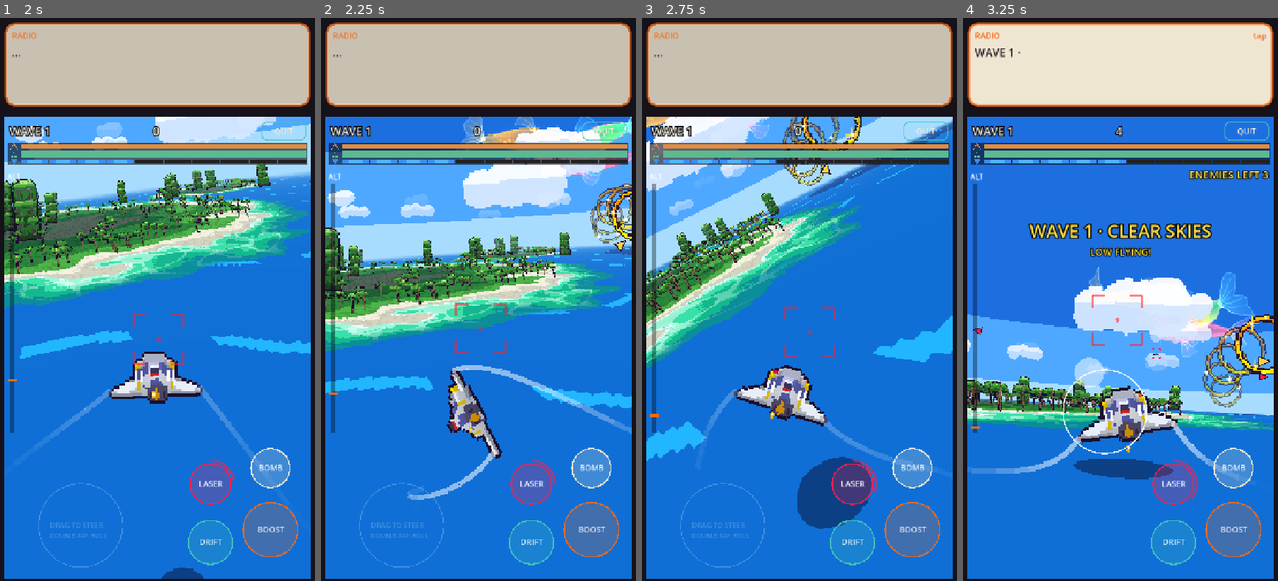
Above: before the commit, frames 1-4 (left to right).
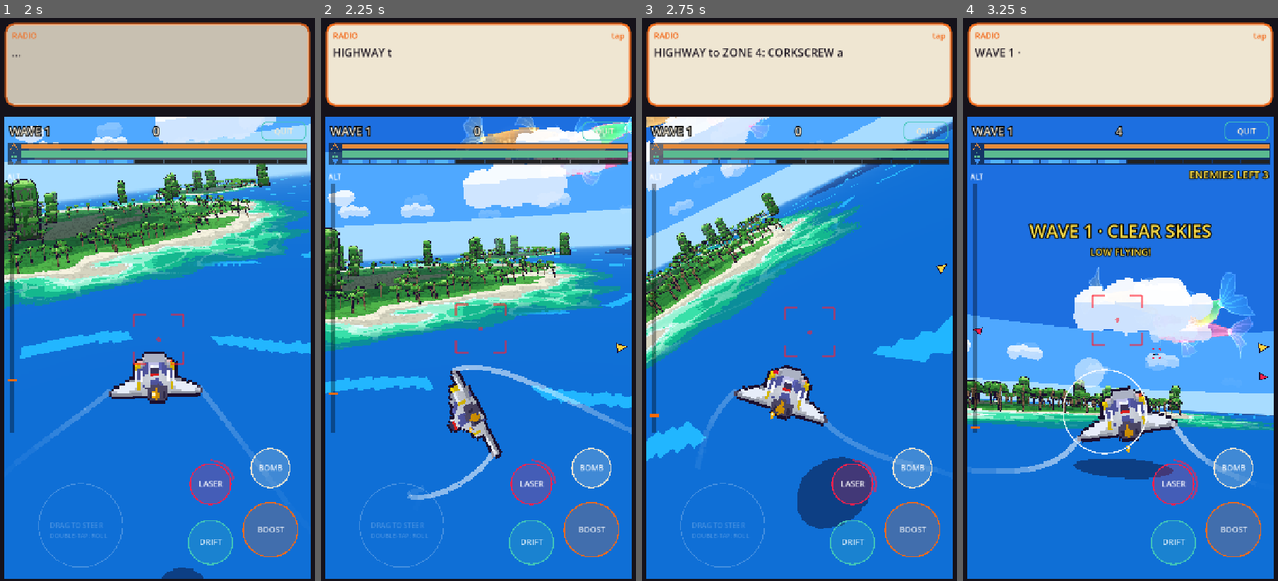
Above: after the commit, the same moments.

Repository: MetaRidley-jpg/Cadbeta
Game: Godot game, scene res://scenes/main.tscn
The game is run twice, just before and just after one commit, with the same random seed, the same clock (stepped at 60 frames per second) and the same inputs.
Inputs (mouse positions are in pixels of both pictures, inside the frame that each line leads up to):
- Up to frame 1 (2 s): tap Enter at 0.5 s; drag from (157, 63) to (189, 175) at 0.52 s; drag from (94, 327) to (141, 412) at 1.27 s
- Up to frame 2 (2.25 s): move the mouse to (510, 175) at 2.02 s; hold D from 2.03 s (still down); hold Q from 2.03 s (still down)
- Up to frame 3 (2.75 s): keep holding D; keep holding Q
- Up to frame 4 (3.25 s): release D at 2.75 s; release Q at 2.75 s; drag from (1104, 412) to (1026, 215) at 2.77 s

Frame 1 is identical in both runs. In frame 2, 14% of the frame differs, in the area x 1-99%, y 1-60%; in frame 3, 14%; in frame 4, 1.3%.

Commit message:
Ring course highways: courses point at another zone, clearing one launches you there
Co-Authored-By: Claude Opus 5.5 <noreply@anthropic.com>
Claude-Session: https://claude.ai/code/session_01WbAjRkFMxqQobwk5BeMh4j

Diff:
--- a/scripts/dogfight/df_game.gd
+++ b/scripts/dogfight/df_game.gd
@@ -283,6 +283,7 @@
 	weather = DfWeather.new()
 	weather.setup(world)
 	rings.setup(func(p: Vector3) -> float: return world.ground_y(p), (seed_value if seed_value >= 0 else rng.randi()) + 77, world.spires)
+	rings.highway = true            # slice 16u: courses are highways between zones (demos override the kind: plain)
 	cyan_laser = false
 	chain_preview = []
 	zaps = []
@@ -371,6 +372,7 @@
 		_slowmo_until = 0
 
 var _radio_zone := -1
+var _radio_course := Vector3.INF
 func sim_step(dt: float) -> void:
 	sim_time += dt
 	if demo == "" and state in ["wave", "break"]:       # radio: zone changes (T: the text box carries the dogfight)
@@ -483,6 +485,10 @@
 		if rings.tick(dt, player.position, player.forward()) == "fail":
 			_show_msg("RINGS RESET", 1.2, "Too slow: start again from ring 1")
 			Sfx.play("lose", -8.0, 0.0)
+		if rings.active() and rings.origin != _radio_course:
+			_radio_course = rings.origin
+			if rings.target != Vector3.INF:
+				Game.radio_say("HIGHWAY to %s: %s ahead. Clear it for a launch." % [DfWorld.ZONE_NAMES[rings.target_zone], DfRings.TITLES[rings.kind]])
 	if rings.active() and rings.crossed(prev, player.position):
 		var done := rings.pass_ring()
 		player.boost = minf(100.0, player.boost + BOOST_HOOP)
@@ -1420,7 +1426,16 @@
 static func course_gap(w: int) -> float:
 	return DfRings.RESPAWN if w <= 3 else minf(40.0, DfRings.RESPAWN + (w - 3) * 7.0)
 
+const HIGHWAY_LAUNCH := 1.0        # s at top speed toward the target zone after a highway course
 func _ring_launch(done: bool) -> void:
+	if done and rings.target != Vector3.INF:
+		var hd := rings.target - player.position
+		hd = Vector3(hd.x, 0.0, hd.z).normalized() + Vector3.UP * 0.05
+		var top: float = DfPlane.BOOST_STAGE_SPEED[3]
+		player.launch(safe_launch_dir(player.position, hd, top, HIGHWAY_LAUNCH), HIGHWAY_LAUNCH, top)
+		player.drift_boost_t = maxf(player.drift_boost_t, HIGHWAY_LAUNCH)   # counts as top speed: flame, lines, then the boost hold
+		Game.radio_say("HIGHWAY LAUNCH: next stop %s." % DfWorld.ZONE_NAMES[rings.target_zone])
+		return
 	if done or rings.next >= rings.rings.size():
 		var f := player.forward()
 		if f.y < 0.0:                # the last loop-wheel ring points down: throw ahead, not at the sea
--- a/scripts/dogfight/df_rings.gd
+++ b/scripts/dogfight/df_rings.gd
@@ -63,6 +63,12 @@
 var _ground: Callable            # func(p: Vector3) -> float
 
 var _spires: Array = []          # world.spires: {pos, radius, height, alive}
+## Highways (slice 16u, T: "ring course highways"): when `highway` is set (the game sets it),
+## every course the game spawns points at ANOTHER zone; `target` = that zone's centre, or
+## Vector3.INF for a plain course. Clearing it launches you there (DfGame._ring_launch).
+var highway := false
+var target := Vector3.INF
+var target_zone := -1
 
 func setup(ground_y: Callable, seed_value: int, spires: Array = []) -> void:
 	_ground = ground_y
@@ -80,6 +86,15 @@
 func spawn(pos: Vector3, fwd: Vector3, kind_override := "") -> void:
 	var pool: Array = KINDS.filter(func(k): return k != kind)
 	kind = kind_override if kind_override != "" else pool[rng.randi_range(0, pool.size() - 1)]
+	target = Vector3.INF
+	target_zone = -1
+	if highway and kind_override == "":
+		var here := DfWorld.zone_of(pos)
+		var others: Array = [0, 1, 2, 3].filter(func(z): return z != here)
+		target_zone = others[rng.randi_range(0, others.size() - 1)]
+		var zc := DfWorld.zone_origin(target_zone) + Vector2(DfWorld.QUAD, DfWorld.QUAD) * 0.5
+		target = Vector3(zc.x, 0.0, zc.y)
+		fwd = target - Vector3(pos.x, 0.0, pos.z)     # the course points down the route
 	var base := Vector3(fwd.x, 0.0, fwd.z)
 	if base.length() < 0.1:
 		base = Vector3.FORWARD
@@ -93,7 +108,7 @@
 	var home := DfWorld.center() - Vector3(pos.x, 0.0, pos.z)
 	for k in 12:
 		var ax: Vector3
-		if k < 4:
+		if k < 4 or target != Vector3.INF:          # a highway keeps close to its route
 			ax = base.rotated(Vector3.UP, rng.randf_range(-0.5, 0.5))
 		elif k < 8:
 			ax = base.rotated(Vector3.UP, rng.randf_range(-1.6, 1.6))
--- a/tests/dogfight_test.gd
+++ b/tests/dogfight_test.gd
@@ -1139,5 +1139,31 @@
 	check(absf(df.status_bars.ghost - df.status_bars.hull) < 0.01, "then the ghost drains to the hull")
 	df.stop()
 
+	# ---------------- slice 16u: ring course highways
+	df.start(31)
+	df.set_process(false)
+	df.state = "wave"
+	df.enemies.clear()
+	df.player.position = Vector3(0, 150, 300)
+	var hw_ok := 0
+	var hw_zones := {}
+	for k in 12:
+		df.rings.spawn(df.player.position, df.player.forward())
+		var hw_dir: Vector3 = df.rings.target - df.player.position
+		hw_dir.y = 0.0
+		if df.rings.target != Vector3.INF and df.rings.target_zone != 0 and df.rings.axis.dot(hw_dir.normalized()) > 0.85:
+			hw_ok += 1
+		hw_zones[df.rings.target_zone] = true
+	check(hw_ok == 12 and hw_zones.size() == 3, "game courses are highways: each points at another zone (%d/12, %d zones)" % [hw_ok, hw_zones.size()])
+	df.rings.spawn(df.player.position, df.player.forward())
+	var hw_t: Vector3 = df.rings.target
+	df._ring_launch(true)
+	var hw_to: Vector3 = hw_t - df.player.position
+	hw_to.y = 0.0
+	check(df.player.launch_t > 0.9 and df.player.launch_dir.dot(hw_to.normalized()) > 0.95 and df.player.launch_speed >= DfPlane.BOOST_STAGE_SPEED[3] - 0.1, "clearing a highway launches you toward its zone at top speed")
+	df.rings.spawn(df.player.position, df.player.forward(), "slalom")
+	check(df.rings.target == Vector3.INF, "a fixed course (demos, tests) is a plain course")
+	df.stop()
+
 	print("DOGFIGHT TESTS: %d passed, %d failed" % [passes, fails])
 	get_tree().quit(1 if fails > 0 else 0)
Not shown, changed: CLAUDE.md
Not shown, changed: docs/build-log.md
Not shown, changed: docs/world-4x.md
